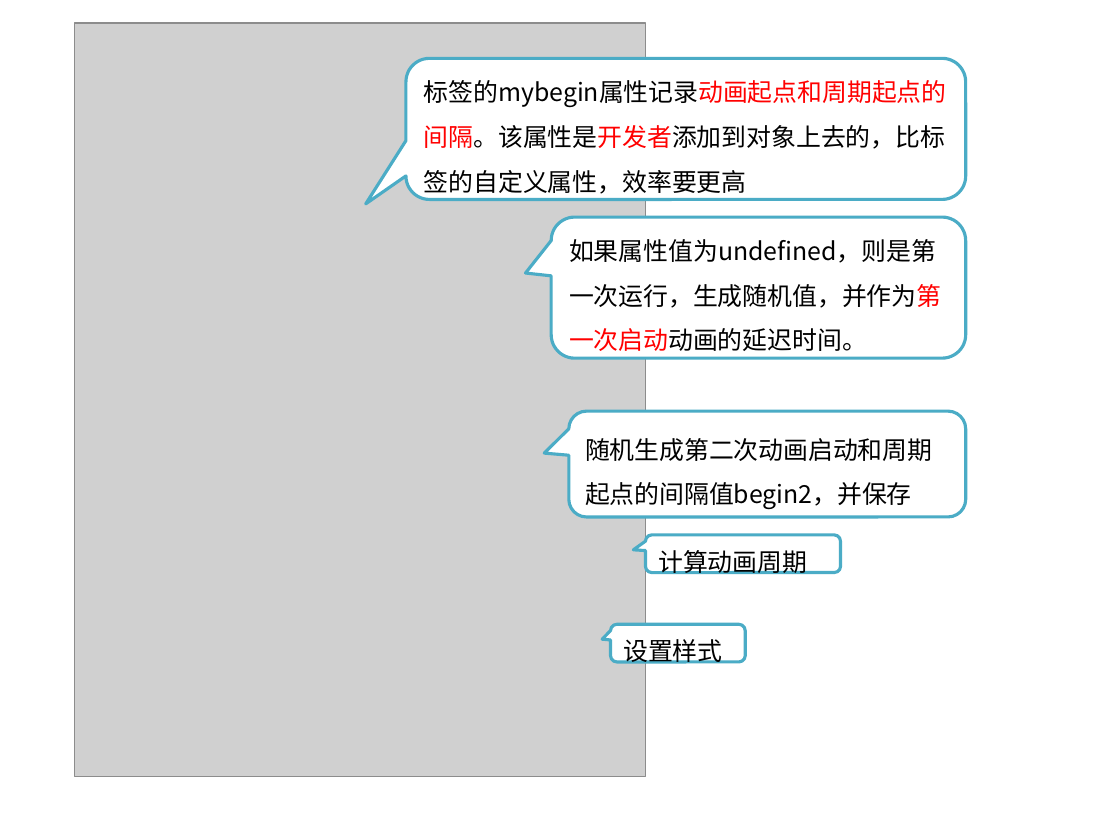
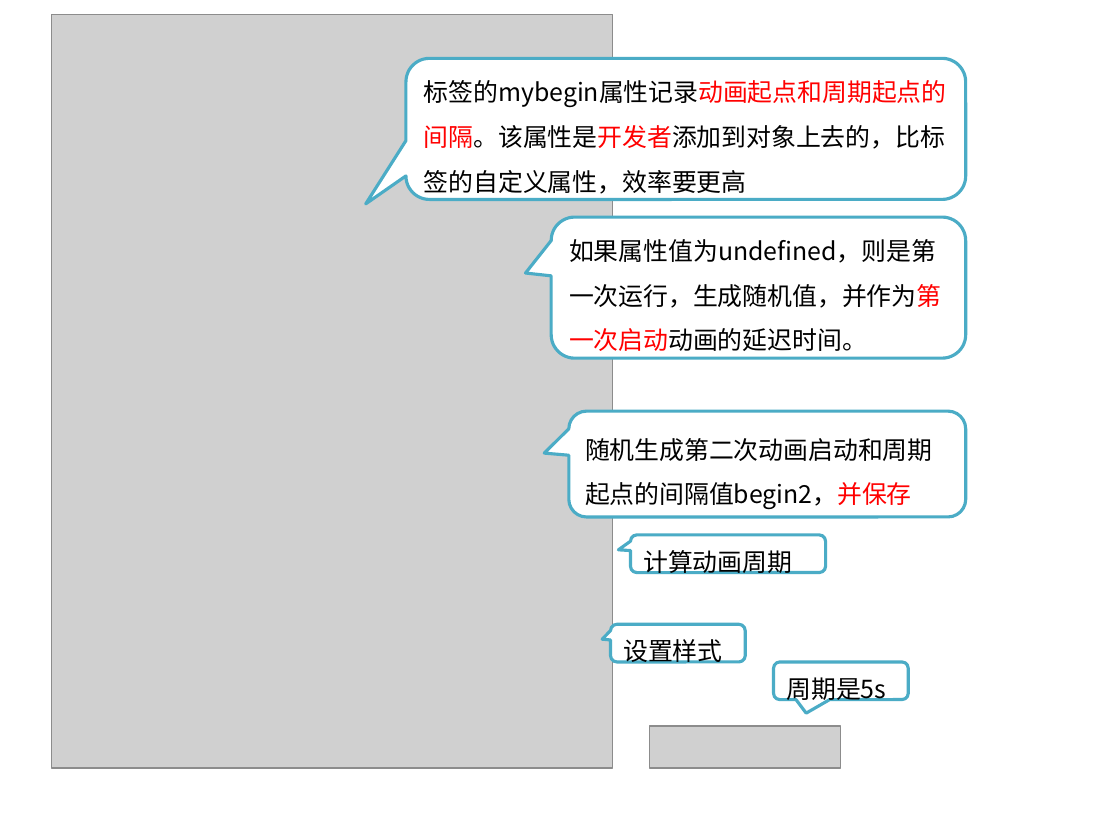
Before and after one commit to kong66/webAni, a slide deck: slide 18 of 4-stars/stars.pptx (slide 16 before the commit). Drawn at 1120x840 pixels with LibreOffice and Linux fonts; fonts in the diff are those of the drawing; grey boxes stand for pictures. Boxes give left, top, right and bottom in pixels: in the first picture for what was removed or moved away, otherwise in the second. Text is boxed around its words. In the diff, an @@ line names an element or a change of style, - is before the commit and + after.

```diff
--- a/4-stars/stars.pptx
+++ b/4-stars/stars.pptx
@@ picture: place and size @@
-picture at box(75, 24, 645, 777)
+picture at box(52, 15, 613, 768)
@@ rounded speech box "随机生成第二次动画启动和周期起点的间隔值begin2，并保存" at box(569, 411, 965, 516): text colour #000000 to #FF0000 in "随机生成第二次动画启动和周期起点的间隔值begin2，并保存" @@
@@ rounded speech box "计算动画周期": place and size @@
-rounded speech box "计算动画周期" at box(645, 535, 840, 573)
+rounded speech box "计算动画周期" at box(631, 535, 825, 573)
@@ rounded speech box added at box(774, 662, 908, 700), fill #FFFFFF, outline #4BACC6 2 pt, 16 pt, text #000000 @@
+周期是5s
@@ picture added at box(650, 726, 841, 768) @@
```
Also in this commit, not shown: 8 other slides changed, 2 slides added, 5 other files.
